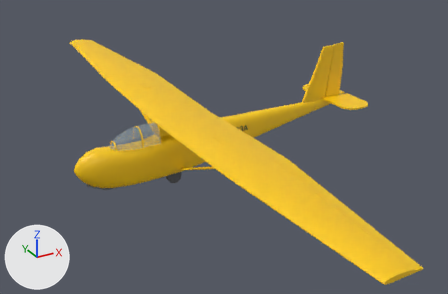
The glTF model unity/Assets/_Project/Resources/Models/glider-2-33-like/glider-2-33-like-own.glb, before and after one commit.
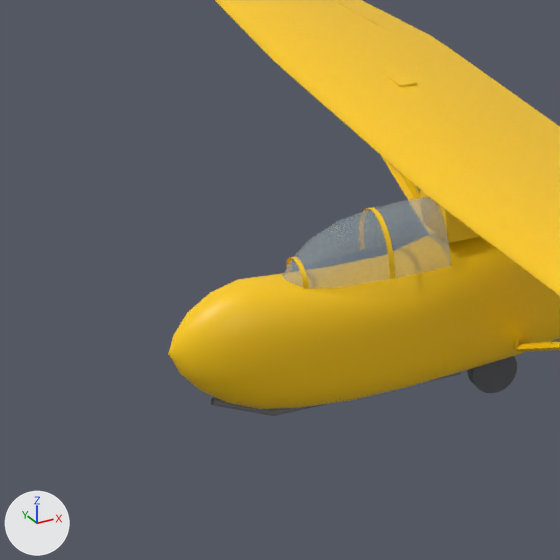
There are two pictures of each version: one whole from a camera (50 mm lens) standing at (-5.79, -13.0, 5.92) and looking at (1.22, -0.26, -0.45), one close up on the part from 5% to 43% of the width and 21% to 80% of the height. Lighting does not change. The marker at lower left points along +X, +Y and +Z. The older version's two pictures come first. Vertices at exactly the same position are counted once.

Names of what the first close-up shows: 'Aileron_R', 'Canopy_Frame', 'Canopy_Glass', 'Fuselage_Painted', 'Gear', 'Struts', 'Wing' and 2 more.
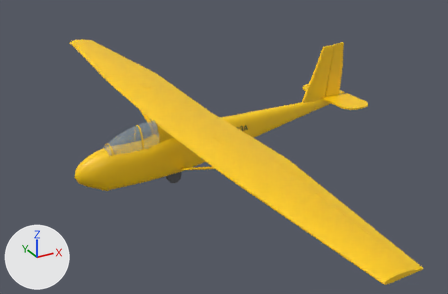
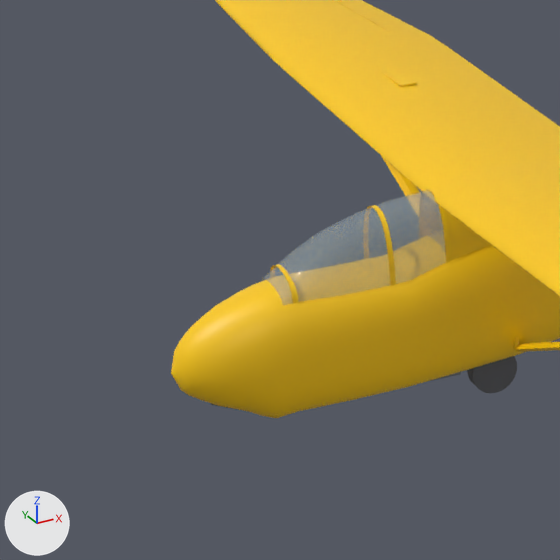
Where the change shows, as pixel boxes [x1, y1, x2, y2] in the close-ups (560 x 560 px; the box of a moved part takes in the faces that stretch with it):
'Fuselage_Painted', reshaped
    before: [168, 190, 560, 409]
    after: [171, 210, 560, 418]
'Canopy_Glass', reshaped (9% wider, 24% taller)
    before: [283, 196, 451, 289]
    after: [262, 190, 446, 306]
'Canopy_Frame', reshaped (65% wider, 41% taller)
    before: [287, 208, 396, 289]
    after: [270, 188, 451, 303]
part 1 of me_canopy_frame, rebuilt (12% narrower, 14% taller)
    before: [363, 208, 396, 279]
    after: [367, 205, 396, 286]
part 2 of me_canopy_frame, added
    after: [270, 264, 298, 303]
part 3 of me_canopy_frame, added
    after: [427, 188, 451, 263]
part 4 of me_canopy_frame, deleted
    before: [287, 257, 309, 289]
part 6 of me_fuselage, rebuilt
    before: [420, 190, 480, 243]
    after: [445, 210, 491, 260]
part 7 of me_fuselage, moved or reshaped
    before: [168, 273, 357, 406]
    after: [171, 294, 357, 411]

What the commit changed:
me_canopy_frame is used by ob_canopy_frame; location (0.0, 0.0, 0.0).
me_canopy_frame had 68 vertices, 64 faces and spanned x -1.623..-0.963, y -0.31..0.31, z 0.016..0.447.
me_canopy_frame now has 102 vertices, 96 faces and spans x -1.731..-0.499, y -0.264..0.264, z -0.059..0.517.
me_canopy_frame part 1: the loose piece of 34 vertices spanning x -1.003..-0.963, y -0.31..0.31, z 0.016..0.447 is rebuilt with 34 vertices and now spans x -0.988..-0.948, y -0.264..0.264, z -0.059..0.464.
me_canopy_frame part 2: a new loose piece of 34 vertices spanning x -1.731..-1.691, y -0.246..0.246, z -0.045..0.127, in mat_paint_yellow (yellow #ffcc00).
me_canopy_frame part 3: a new loose piece of 34 vertices spanning x -0.539..-0.499, y -0.256..0.256, z 0.028..0.517, in mat_paint_yellow (yellow #ffcc00).
me_canopy_frame part 4: the loose piece of 34 vertices spanning x -1.623..-1.583, y -0.18..0.18, z 0.016..0.184 is deleted.
me_canopy_glass is used by ob_canopy_glass; location (0.0, 0.0, 0.0).
me_canopy_glass had 119 vertices, 207 faces and spanned x -1.726..-0.519, y -0.3..0.3, z 0.011..0.455.
me_canopy_glass now has 204 vertices, 367 faces and spans x -1.804..-0.519, y -0.256..0.256, z -0.059..0.509.
me_canopy_glass part 5: 119 vertices removed from x -1.726..-0.519, y -0.3..0.3, z 0.011..0.455; 204 vertices added at x -1.804..-0.519, y -0.256..0.256, z -0.059..0.509.
me_fuselage is used by ob_fuselage_painted; location (0.0, 0.0, 0.0).
me_fuselage had 586 vertices, 1164 faces and spanned x -2.6..5.35, y -0.35..0.36, z -0.99..0.45.
me_fuselage now has 923 vertices, 1807 faces and spans x -2.6..5.35, y -0.35..0.36, z -1.01..0.56.
me_fuselage part 6: the loose piece of 8 vertices spanning x -0.52..0.87, y -0.24..0.24, z 0.18..0.45 is rebuilt with 153 vertices and now spans x -0.52..1.23, y -0.25..0.25, z 0.03..0.56.
me_fuselage part 7: 160 vertices moved from x -2.53..-1.73, y -0.34..0.35, z -0.95..0.08 to x -2.09..-1.53, y -0.35..0.35, z -1.01..0.04; 33 vertices removed from x -2.6..-2.58, y -0.03..0.03, z -0.4..-0.3; 225 vertices added at x -2.6..-2.19, y -0.29..0.29, z -0.86..-0.08.
